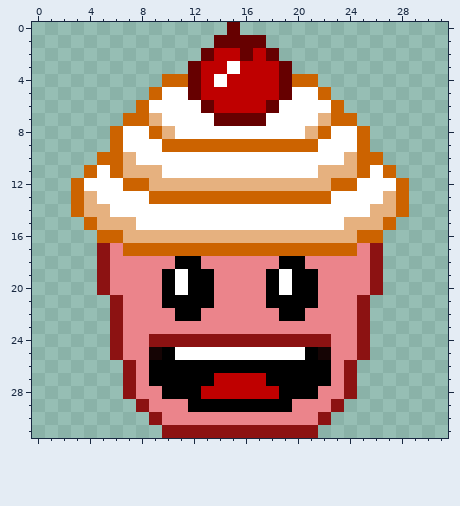
Edited in one commit: pixel-art sprite (favicon-32x32.png). The first picture shows the starting point.
The file is 32x32 pixels. Colours within 5 levels of each other are drawn and written as one.
New version:
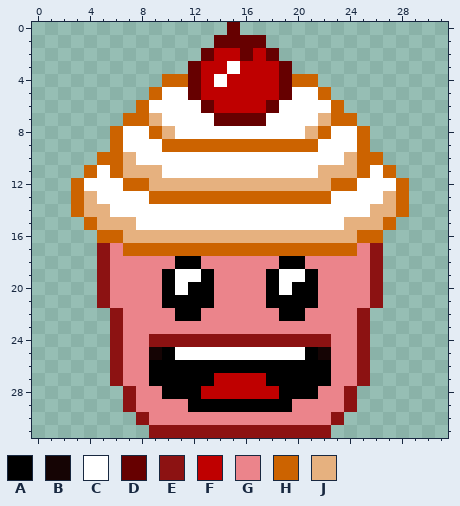
Palette (. is transparent): A #000000  B #150404  C #ffffff  D #660000  E #8c1212  F #bf0000  G #eb848b  H #cc6300  J #e6b17f
Changes in this commit:
Colour C replaces colour A in row 19 at x 12 and 20.
Colour E is added in row 21 at x 5 and 26; in rows 26 to 27 at x 6 and 25; in row 29 at x 7 and 24; in row 30 at x 8 and 23; in row 31 at x 9 and 22.
Colour G replaces colour E in row 21 at x 6 and 25; in rows 26 to 27 at x 7 and 24; in row 29 at x 8 and 23; in row 30 at x 9 and 22.
